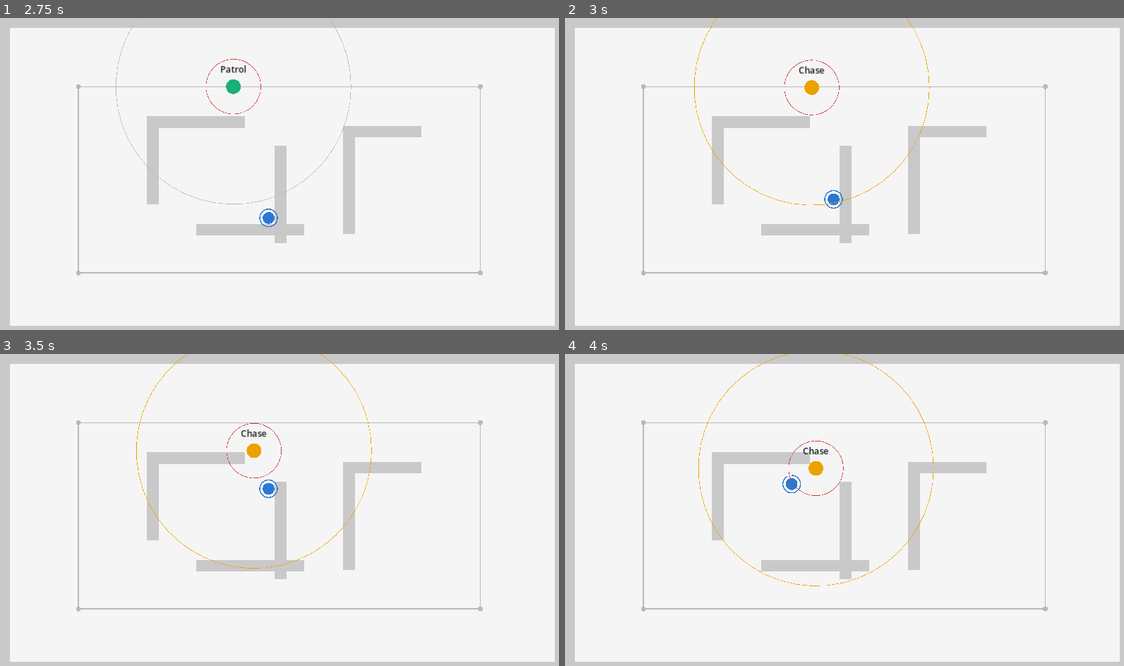
Above: before the commit, frames 1-4 (two rows, left to right).
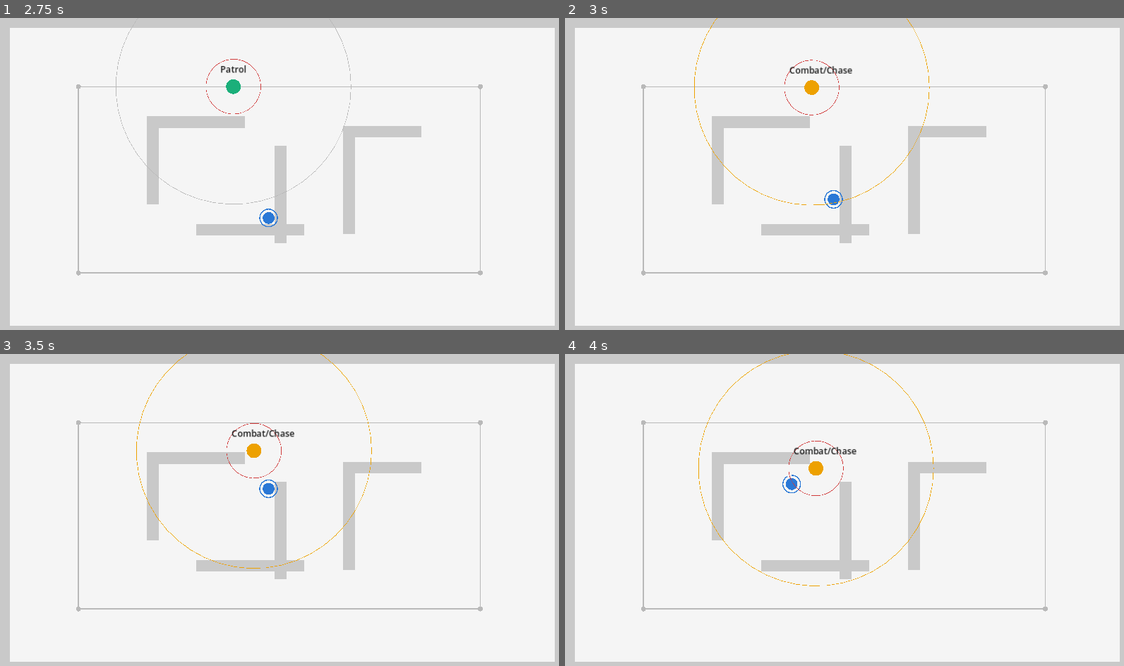
Above: after the commit, the same moments.

Repository: JioPlato/modulo2-fsm-godot
Game: Godot game, scene res://scenes/main.tscn
The game is run twice, just before and just after one commit, with the same random seed, the same clock (stepped at 60 frames per second) and the same inputs.
Inputs:
- Up to frame 1 (2.75 s): hold Right (ui_right) 0.53-1.28 s; hold Down (ui_down) 1.28-2.03 s; hold Right (ui_right) from 2.03 s (still down)
- Up to frame 2 (3 s): release Right (ui_right) at 2.78 s; hold Up (ui_up) from 2.78 s (still down)
- Up to frame 3 (3.5 s): keep holding Up (ui_up)
- Up to frame 4 (4 s): release Up (ui_up) at 3.53 s; hold Left (ui_left) from 3.53 s (still down)

Frame 1 is identical in both runs. In frame 2, 0.2% of the frame differs, in the area x 40-52%, y 15-18%; in frame 3, 0.2%; in frame 4, 0.2%.

Commit message:
refactor(c): HFSM — super-estado de combate, estado global e fuga

Diff:
--- a/scenes/guard.tscn
+++ b/scenes/guard.tscn
@@ -8,6 +8,9 @@
 [ext_resource type="Script" path="res://src/fsm/states/attack_state.gd" id="6_attack"]
 [ext_resource type="Script" path="res://src/fsm/states/search_state.gd" id="7_search"]
 [ext_resource type="Script" path="res://src/debug/state_label.gd" id="8_label"]
+[ext_resource type="Script" path="res://src/fsm/states/combat_state.gd" id="9_combat"]
+[ext_resource type="Script" path="res://src/fsm/states/flee_state.gd" id="10_flee"]
+[ext_resource type="Script" path="res://src/fsm/states/global_state.gd" id="11_global"]
 
 [sub_resource type="CircleShape2D" id="CircleShape2D_guard"]
 radius = 15.0
@@ -41,11 +44,20 @@
 [node name="Patrol" type="Node" parent="StateMachine"]
 script = ExtResource("4_patrol")
 
-[node name="Chase" type="Node" parent="StateMachine"]
+[node name="Combat" type="Node" parent="StateMachine"]
+script = ExtResource("9_combat")
+
+[node name="Chase" type="Node" parent="StateMachine/Combat"]
 script = ExtResource("5_chase")
 
-[node name="Attack" type="Node" parent="StateMachine"]
+[node name="Attack" type="Node" parent="StateMachine/Combat"]
 script = ExtResource("6_attack")
 
 [node name="Search" type="Node" parent="StateMachine"]
 script = ExtResource("7_search")
+
+[node name="Flee" type="Node" parent="StateMachine"]
+script = ExtResource("10_flee")
+
+[node name="Global" type="Node" parent="StateMachine"]
+script = ExtResource("11_global")
--- a/src/fsm/states/attack_state.gd
+++ b/src/fsm/states/attack_state.gd
@@ -1,8 +1,11 @@
-## Atacar: para e golpeia em intervalos regulares.
+## Atacar — agora um SUB-ESTADO de Combat.
+##
+## Como em Chase, o teste de desistência por tempo saiu deste arquivo. O que
+## sobrou é o comportamento próprio do estado, e nada mais.
 ##
 ## Observe o uso de `enter()`: o som e a mudança de cor acontecem UMA vez, no
 ## instante da troca. Se estivessem em `execute()`, tocariam sessenta vezes
-## por segundo. É a diferença entre a saída "à Mealy" e a "à Moore" da teoria.
+## por segundo. É a diferença entre a saída "à Mealy" e a "à Moore".
 extends State
 
 @export var damage: int = 8
@@ -17,14 +20,6 @@
 
 func execute(delta: float) -> void:
 	agent.stop()
-
-	# >>> DESISTÊNCIA POR TEMPO — cópia nº 2 <<<
-	# Idêntica à de chase_state.gd. Mude uma e esqueça a outra, e o guarda
-	# passa a se comportar de forma diferente conforme o sub-estado em que
-	# estava — o defeito mais difícil de reproduzir que existe.
-	if agent.sensor.time_since_seen() > agent.give_up_time:
-		go(&"search")
-		return
 
 	if agent.sensor.distance() > agent.attack_radius:
 		go(&"chase")
--- a/src/fsm/states/chase_state.gd
+++ b/src/fsm/states/chase_state.gd
@@ -1,21 +1,17 @@
-## Perseguir: vai em linha reta até a última posição conhecida do alvo.
+## Perseguir — agora um SUB-ESTADO de Combat.
 ##
-## Em linha reta — e por isso ele trava em quinas. Isso não é um defeito do
-## laboratório: é exatamente a lacuna que o Módulo III preenche, com
-## *steering behaviours* e busca de caminho.
+## Compare com a versão da etapa B: o teste de desistência por tempo sumiu
+## daqui. Ele subiu para `combat_state.gd`, escrito uma única vez, e vale
+## para este estado e para Attack.
+##
+## O arquivo ficou com uma responsabilidade só: ir na direção do alvo e
+## avisar quando estiver perto o bastante para golpear.
 extends State
 
 func enter() -> void:
 	agent.set_body_color(LabPalette.PERSEGUIR)
 
 func execute(_delta: float) -> void:
-	# >>> DESISTÊNCIA POR TEMPO — cópia nº 1 <<<
-	# A mesma regra está escrita, palavra por palavra, em attack_state.gd.
-	# Guarde este incômodo: a etapa C existe para eliminá-lo.
-	if agent.sensor.time_since_seen() > agent.give_up_time:
-		go(&"search")
-		return
-
 	if agent.sensor.distance() <= agent.attack_radius:
 		go(&"attack")
 		return
--- /dev/null
+++ b/src/fsm/states/combat_state.gd
@@ -0,0 +1,74 @@
+## ETAPA C — o SUPER-ESTADO.
+##
+## `Combat` é, ao mesmo tempo, um estado da máquina de cima e uma máquina
+## para os seus próprios filhos. É a definição de statechart de Harel (1987)
+## traduzida para a árvore de nós da Godot.
+##
+## A HERANÇA DE TRANSIÇÕES está numa única linha, marcada abaixo. A regra
+## "perdi o jogador há tempo demais, vou procurar" vale para Chase E Attack —
+## e valerá para qualquer sub-estado que você acrescente depois. Na etapa B
+## essa mesma regra estava escrita DUAS vezes, uma em cada sub-estado.
+class_name CombatState
+extends State
+
+## Nome do sub-estado inicial. Um nome, não uma referência a nó — mesma
+## razão da StateMachine.
+@export var initial_substate: StringName = &"chase"
+
+var current_sub: State = null
+
+var _subs: Dictionary = {}
+
+func setup(context: Guard) -> void:
+	super.setup(context)
+	for child in get_children():
+		if child is State:
+			var st := child as State
+			st.setup(context)
+			st.transition_requested.connect(_on_sub_transition)
+			_subs[StringName(st.name.to_lower())] = st
+
+func enter() -> void:
+	current_sub = _sub(initial_substate)
+	if current_sub == null and not _subs.is_empty():
+		current_sub = _subs.values()[0]
+	if current_sub != null:
+		current_sub.enter()
+
+func execute(delta: float) -> void:
+	# ---- TRANSIÇÃO HERDADA: uma linha, válida para TODOS os sub-estados ----
+	if agent.sensor.time_since_seen() > agent.give_up_time:
+		go(&"search")
+		return
+	# -----------------------------------------------------------------------
+	if current_sub != null:
+		current_sub.execute(delta)
+
+func exit() -> void:
+	if current_sub != null:
+		current_sub.exit()
+	current_sub = null
+
+## O caminho ativo inclui o sub-estado: `Combat/Attack`.
+func path() -> String:
+	return name if current_sub == null else "%s/%s" % [name, current_sub.name]
+
+func change_sub(to: StringName) -> void:
+	var next := _sub(to)
+	if next == null or next == current_sub:
+		return
+	if current_sub != null:
+		current_sub.exit()
+	current_sub = next
+	current_sub.enter()
+
+func _sub(to: StringName) -> State:
+	return _subs.get(StringName(String(to).to_lower())) as State
+
+## Um pedido que os sub-estados conhecem resolve-se aqui dentro; um que eles
+## não conhecem SOBE para a máquina de cima.
+func _on_sub_transition(to: StringName) -> void:
+	if _subs.has(StringName(String(to).to_lower())):
+		change_sub(to)
+	else:
+		go(to)
--- a/src/fsm/states/patrol_state.gd
+++ b/src/fsm/states/patrol_state.gd
@@ -12,7 +12,7 @@
 
 func execute(_delta: float) -> void:
 	if agent.sensor.can_see():
-		go(&"chase")            # na etapa C este destino vira &"combat"
+		go(&"combat")        # etapa C: o destino agora é o SUPER-ESTADO
 		return
 
 	if agent.patrol_points.is_empty():
--- a/src/fsm/states/search_state.gd
+++ b/src/fsm/states/search_state.gd
@@ -4,6 +4,10 @@
 ## não sabe onde o jogador estava — ele só sabe o que percebe agora, e agora
 ## não percebe nada. "Ir ao último lugar visto" é o exemplo mais econômico do
 ## que o estado interno compra em termos de comportamento crível.
+##
+## A `patience` não é enfeite: sem ela, uma última posição vista atrás de uma
+## parede prenderia o guarda para sempre. Todo estado que persegue um ponto
+## do mundo precisa de uma saída que não dependa de chegar lá.
 extends State
 
 @export var patience: float = 4.0
@@ -18,7 +22,7 @@
 
 func execute(delta: float) -> void:
 	if agent.sensor.can_see():
-		go(&"chase")            # na etapa C este destino vira &"combat"
+		go(&"combat")        # etapa C: o destino agora é o SUPER-ESTADO
 		return
 
 	_elapsed += delta
Not shown: 1 places in scenes/guard.tscn that only renumber resources
